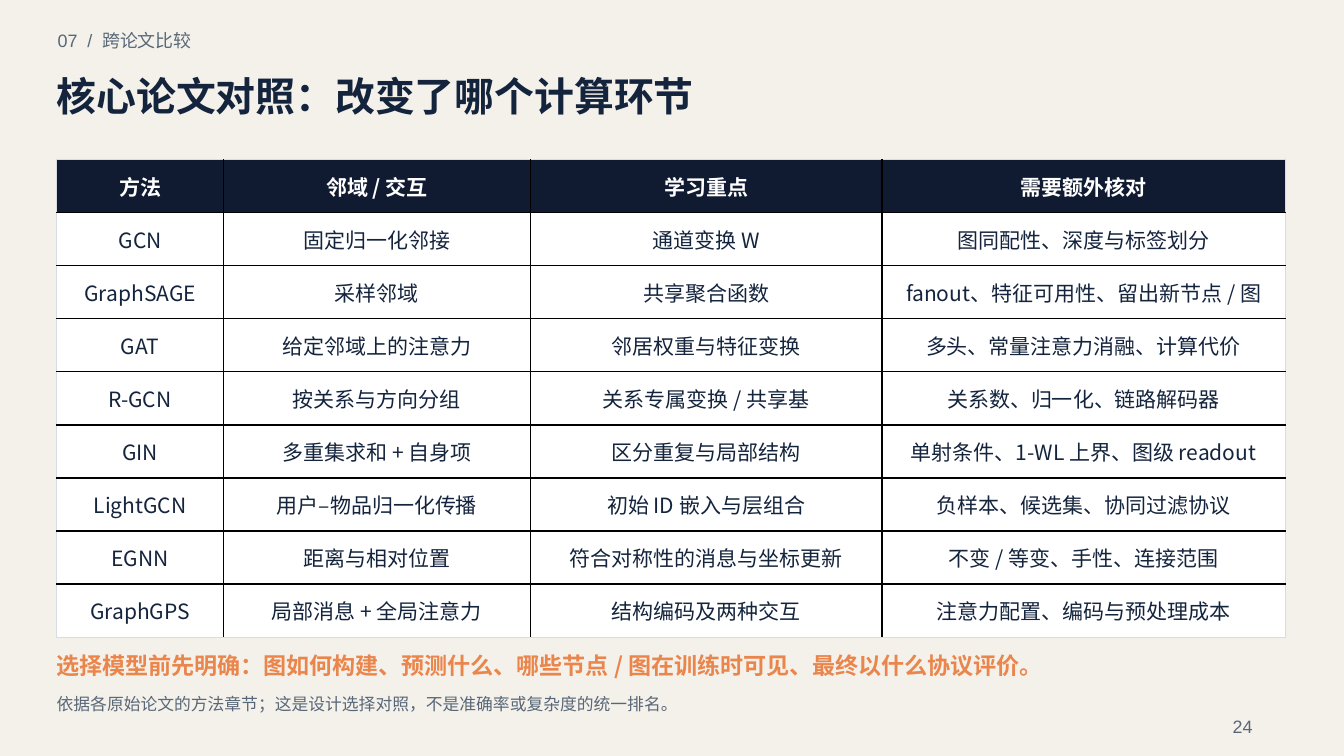
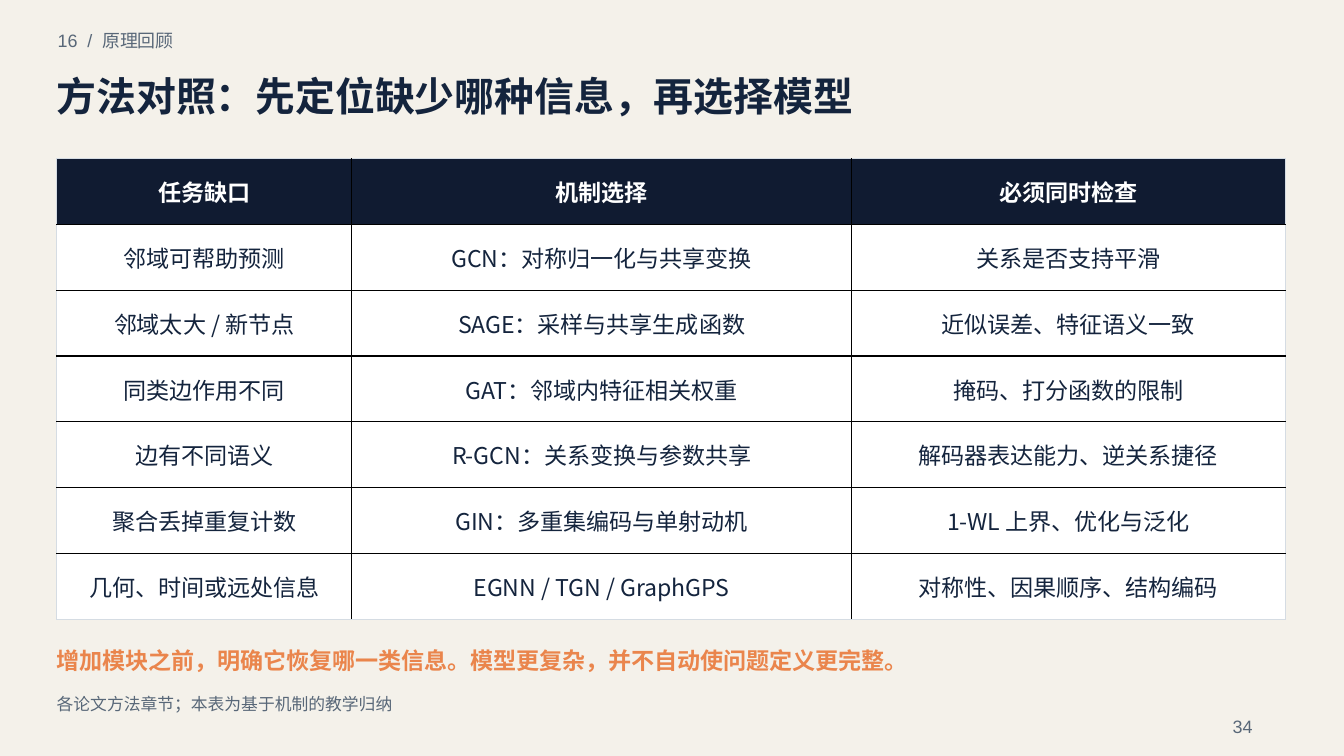
Before and after one commit to guozongzhi/GNN, a slide deck: slide 34 of outputs/presentations/GNN-原理与关键论文.pptx (slide 24 before the commit). Drawn at 1344x756 pixels with LibreOffice and Linux fonts; fonts in the diff are those of the drawing. Boxes give left, top, right and bottom in pixels: in the first picture for what was removed or moved away, otherwise in the second. Text is boxed around its words. In the diff, an @@ line names an element or a change of style, - is before the commit and + after.

```diff
--- a/outputs/presentations/GNN-原理与关键论文.pptx
+++ b/outputs/presentations/GNN-原理与关键论文.pptx
@@ text at bbox=[58, 32, 173, 49]: text changed @@
-07 / 跨论文比较
+16 / 原理回顾
@@ text at bbox=[57, 76, 853, 116]: text changed @@
-核心论文对照：改变了哪个计算环节
+方法对照：先定位缺少哪种信息，再选择模型
@@ table at bbox=[56, 158, 1286, 619] @@
-方法 | 邻域 / 交互 | 学习重点 | 需要额外核对
-GCN | 固定归一化邻接 | 通道变换 W | 图同配性、深度与标签划分
-GraphSAGE | 采样邻域 | 共享聚合函数 | fanout、特征可用性、留出新节点 / 图
-GAT | 给定邻域上的注意力 | 邻居权重与特征变换 | 多头、常量注意力消融、计算代价
-R-GCN | 按关系与方向分组 | 关系专属变换 / 共享基 | 关系数、归一化、链路解码器
-GIN | 多重集求和 + 自身项 | 区分重复与局部结构 | 单射条件、1-WL 上界、图级 readout
-LightGCN | 用户–物品归一化传播 | 初始 ID 嵌入与层组合 | 负样本、候选集、协同过滤协议
-EGNN | 距离与相对位置 | 符合对称性的消息与坐标更新 | 不变 / 等变、手性、连接范围
-GraphGPS | 局部消息 + 全局注意力 | 结构编码及两种交互 | 注意力配置、编码与预处理成本
+任务缺口 | 机制选择 | 必须同时检查
+邻域可帮助预测 | GCN：对称归一化与共享变换 | 关系是否支持平滑
+邻域太大 / 新节点 | SAGE：采样与共享生成函数 | 近似误差、特征语义一致
+同类边作用不同 | GAT：邻域内特征相关权重 | 掩码、打分函数的限制
+边有不同语义 | R-GCN：关系变换与参数共享 | 解码器表达能力、逆关系捷径
+聚合丢掉重复计数 | GIN：多重集编码与单射动机 | 1-WL 上界、优化与泛化
+几何、时间或远处信息 | EGNN / TGN / GraphGPS | 对称性、因果顺序、结构编码
@@ text removed at bbox=[57, 654, 1042, 676] @@
-选择模型前先明确：图如何构建、预测什么、哪些节点 / 图在训练时可见、最终以什么协议评价。
@@ text added at bbox=[57, 649, 908, 672], 16.5 pt, text #EA854C, bold @@
+增加模块之前，明确它恢复哪一类信息。模型更复杂，并不自动使问题定义更完整。
@@ text at bbox=[57, 696, 393, 713]: text changed @@
-依据各原始论文的方法章节；这是设计选择对照，不是准确率或复杂度的统一排名。
+各论文方法章节；本表为基于机制的教学归纳
@@ text at bbox=[1233, 720, 1253, 733]: text changed @@
-24
+34
```
Also in this commit, not shown: 3 other slides changed, 31 slides added, 28 slides removed, 5 other files.
